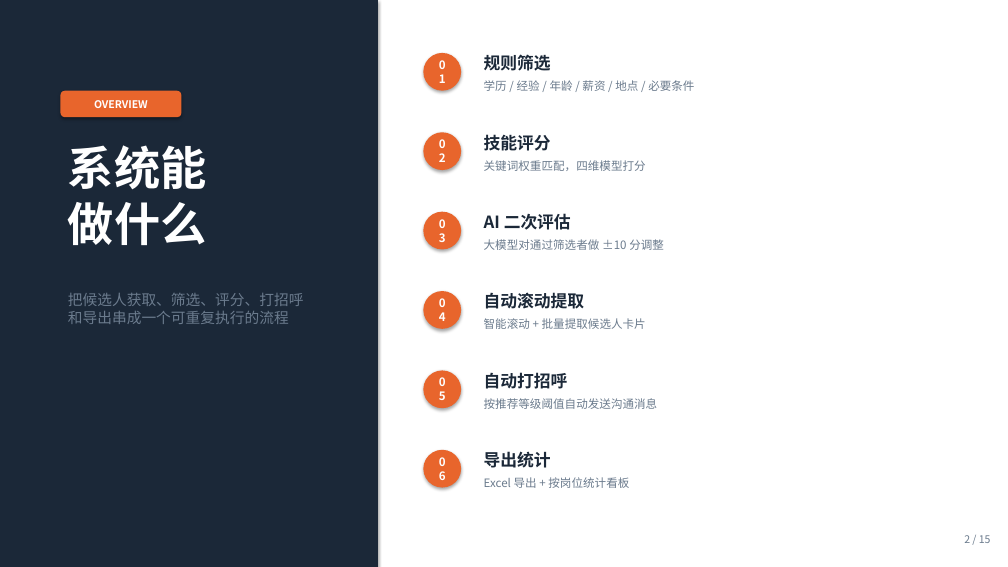
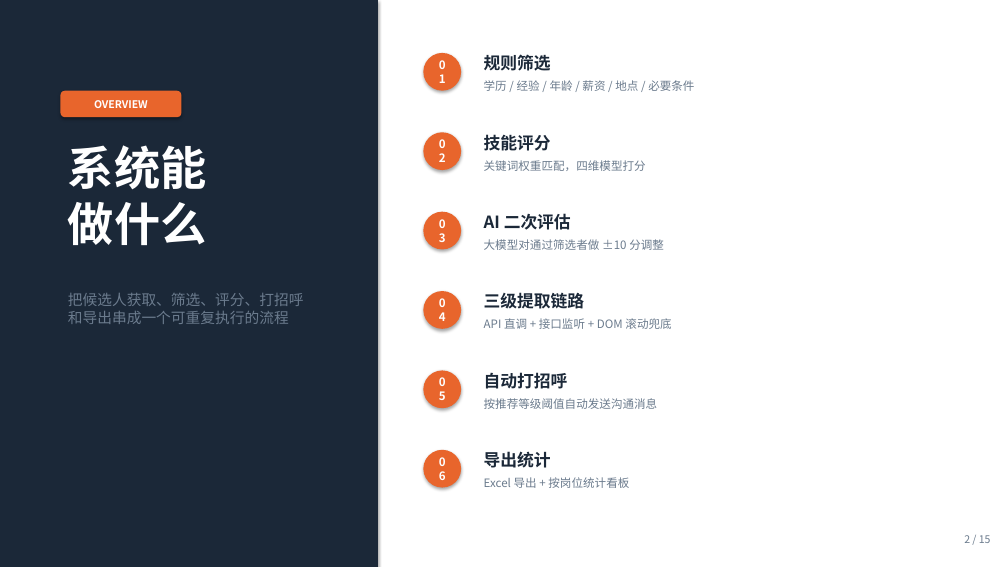
Before and after one commit to chenjinbo1991/boss-resume-filter, a slide deck: slide 2 of docs/BOSS招聘系统操作指南.pptx. Drawn at 1008x567 pixels with LibreOffice and Linux fonts; fonts in the diff are those of the drawing. Boxes give left, top, right and bottom in pixels: in the first picture for what was removed or moved away, otherwise in the second. Text is boxed around its words. In the diff, an @@ line names an element or a change of style, - is before the commit and + after.

```diff
--- a/docs/BOSS招聘系统操作指南.pptx
+++ b/docs/BOSS招聘系统操作指南.pptx
@@ text at (484,293,584,309): text changed @@
-自动滚动提取
+三级提取链路
@@ text at (484,318,671,329): text changed @@
-智能滚动 + 批量提取候选人卡片
+API 直调 + 接口监听 + DOM 滚动兜底
```
Also in this commit, not shown: 4 other slides changed, 17 other files.
